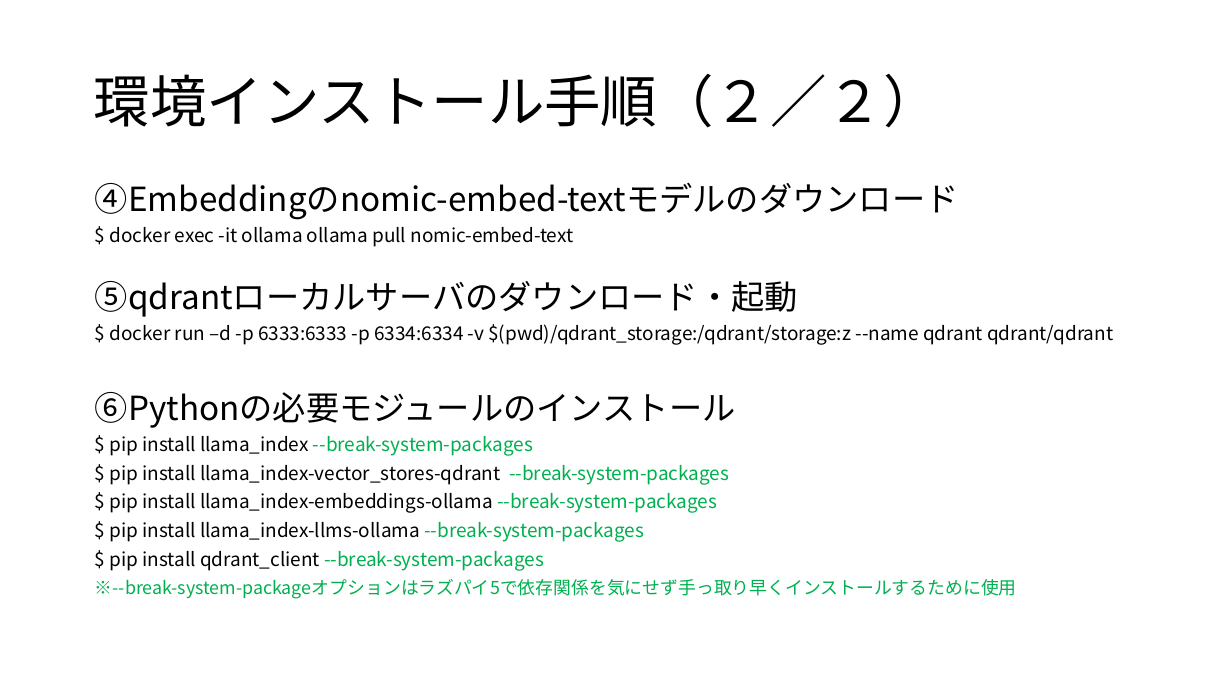
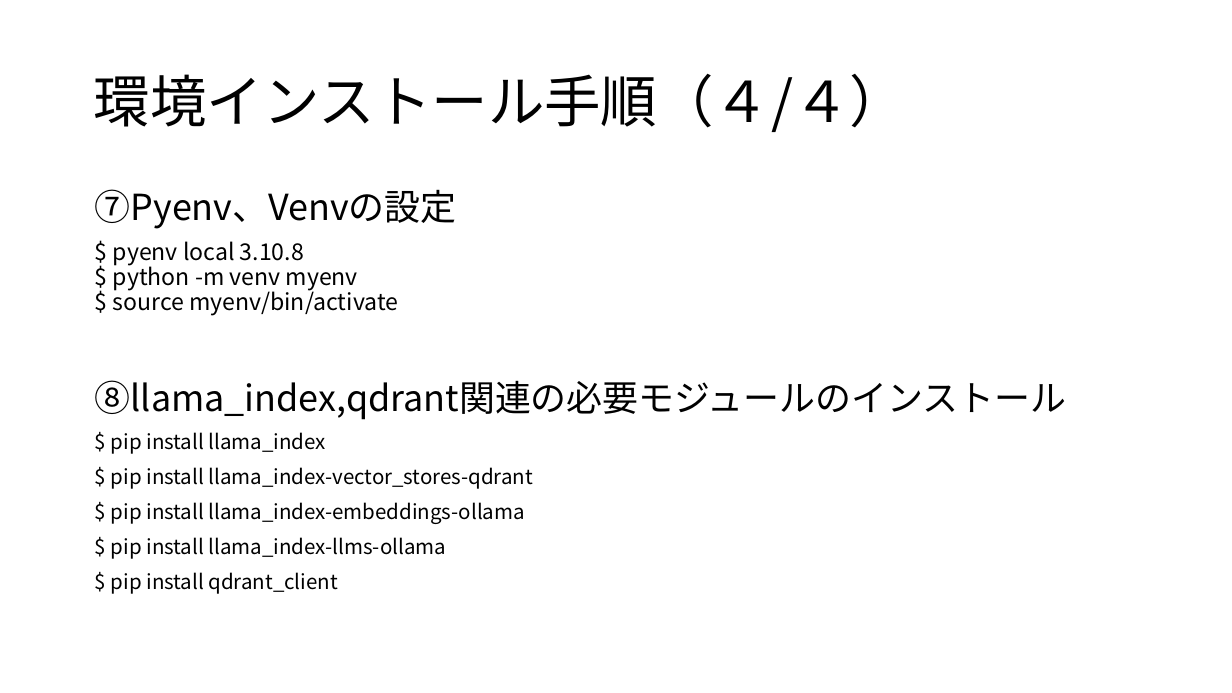
Before and after one commit to koga-miko/misc, a slide deck: slide 8 of raspberry-pi-report/RAGの検証_Gemma2_qdrant.pptx (slide 6 before the commit). Drawn at 1232x693 pixels with LibreOffice and Linux fonts; fonts in the diff are those of the drawing. Boxes give left, top, right and bottom in pixels: in the first picture for what was removed or moved away, otherwise in the second. Text is boxed around its words. In the diff, an @@ line names an element or a change of style, - is before the commit and + after.

```diff
--- a/raspberry-pi-report/RAGの検証_Gemma2_qdrant.pptx
+++ b/raspberry-pi-report/RAGの検証_Gemma2_qdrant.pptx
@@ title at <box>94,74,906,132</box>: text changed @@
-環境インストール手順（２／２）
+環境インストール手順（４/４）
@@ text at <box>95,189,1066,594</box>: text changed; size 14.8 to 16 pt @@
-④Embeddingのnomic-embed-textモデルのダウンロード
-$ docker exec -it ollama ollama pull nomic-embed-text
-⑤qdrantローカルサーバのダウンロード・起動
-$ docker run –d -p 6333:6333 -p 6334:6334 -v $(pwd)/qdrant_storage:/qdrant/storage:z --name qdrant qdrant/qdrant
-⑥Pythonの必要モジュールのインストール
-$ pip install llama_index --break-system-packages
-$ pip install llama_index-vector_stores-qdrant --break-system-packages
-$ pip install llama_index-embeddings-ollama --break-system-packages
-$ pip install llama_index-llms-ollama --break-system-packages
-$ pip install qdrant_client --break-system-packages
-※--break-system-packageオプションはラズパイ5で依存関係を気にせず手っ取り早くインストールするために使用
+⑦Pyenv、Venvの設定
+$ pyenv local 3.10.8
+$ python -m venv myenv
+$ source myenv/bin/activate
+⑧llama_index,qdrant関連の必要モジュールのインストール
+$ pip install llama_index
+$ pip install llama_index-vector_stores-qdrant
+$ pip install llama_index-embeddings-ollama
+$ pip install llama_index-llms-ollama
+$ pip install qdrant_client
```
Also in this commit, not shown: 2 other slides changed, 2 slides added, 5 other files.
